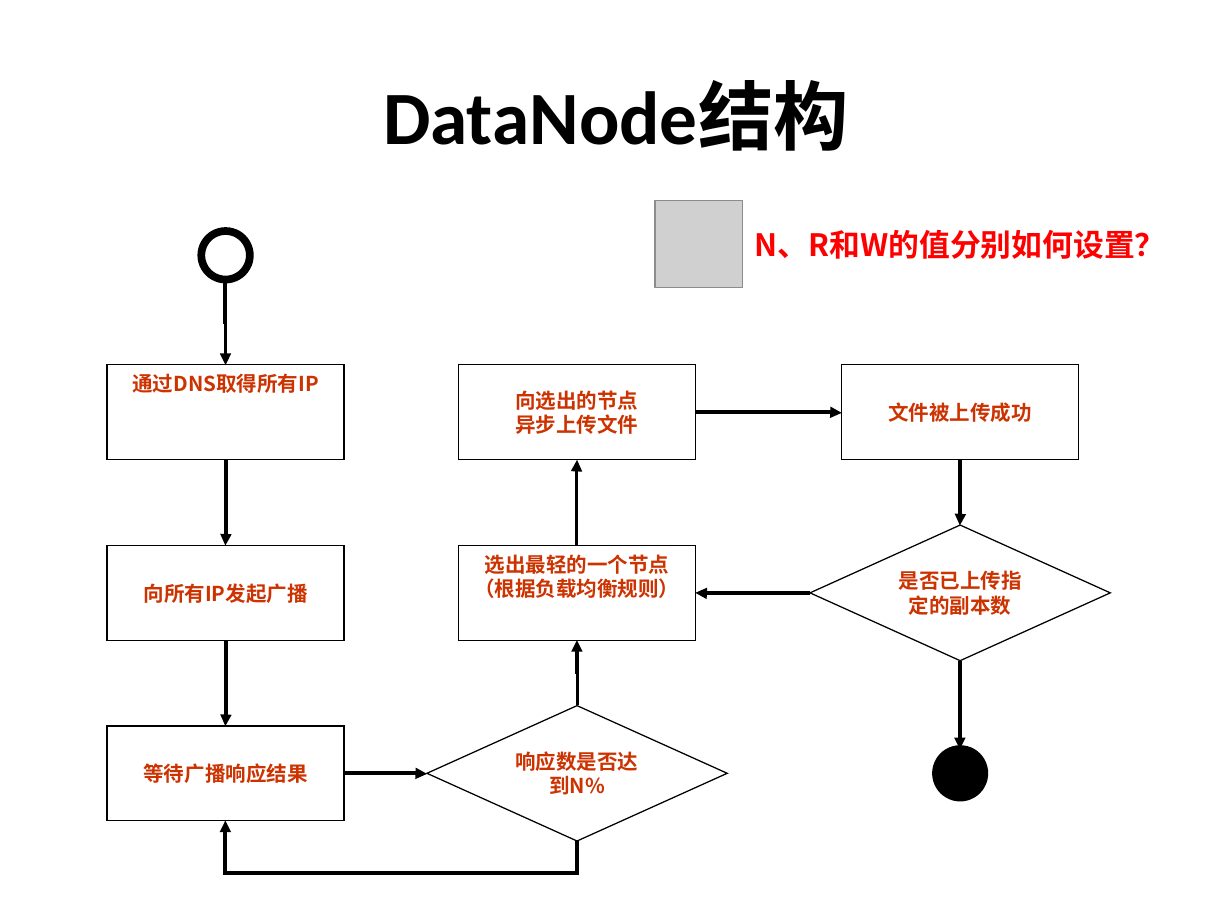
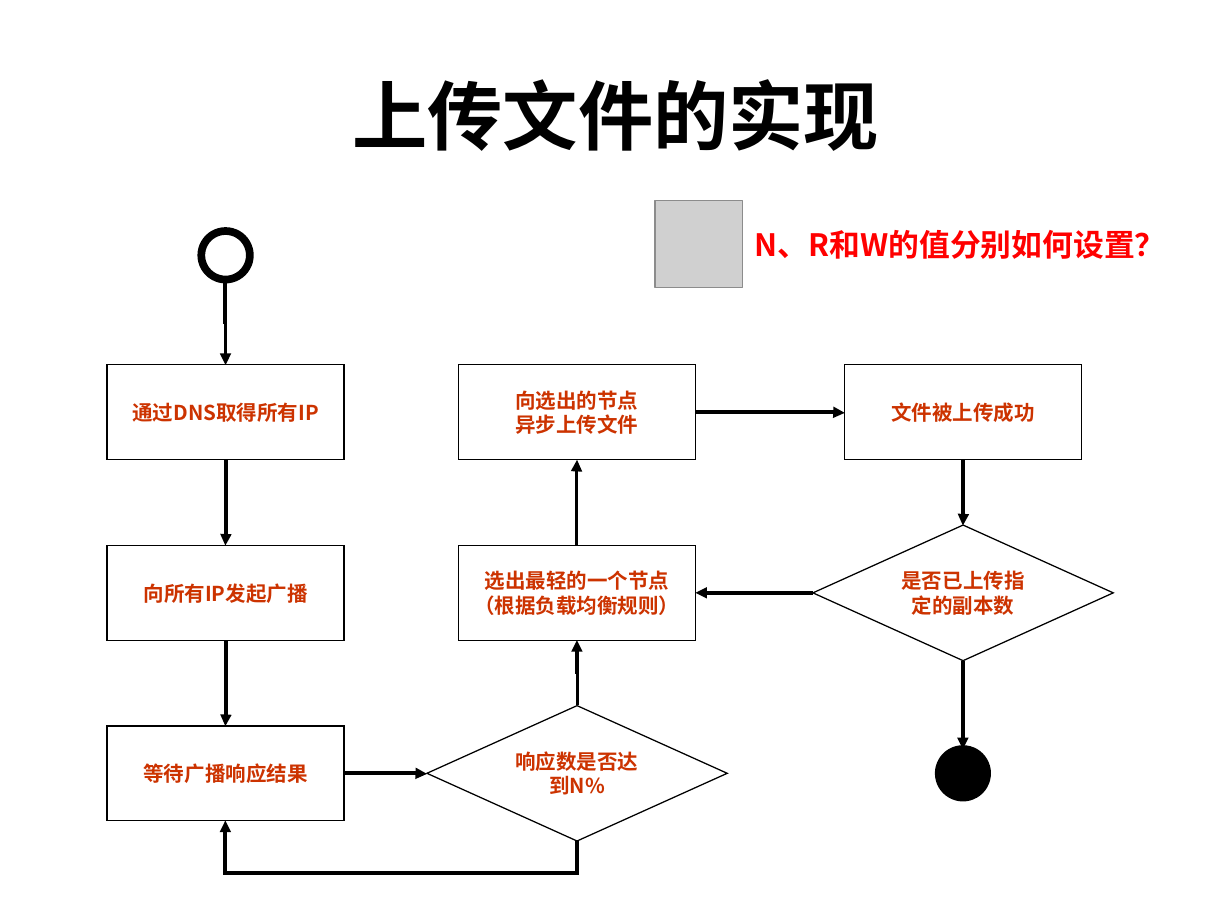
Before and after one commit to machicao2013/mooon, a slide deck: slide 14 of applications/lightfs/doc/lightFS-牺牲强一致性获得超高可用性和可靠性的磁盘级轻量分布式文件系统.ppt (slide 17 before the commit). Drawn at 1232x924 pixels with LibreOffice and Linux fonts; fonts in the diff are those of the drawing; grey boxes stand for pictures. Boxes give left, top, right and bottom in pixels: in the first picture for what was removed or moved away, otherwise in the second. Text is boxed around its words. In the diff, an @@ line names an element or a change of style, - is before the commit and + after.

```diff
--- a/applications/lightfs/doc/lightFS-牺牲强一致性获得超高可用性和可靠性的磁盘级轻量分布式文件系统.ppt
+++ b/applications/lightfs/doc/lightFS-牺牲强一致性获得超高可用性和可靠性的磁盘级轻量分布式文件系统.ppt
@@ title at [352,79,879,151]: text changed @@
-DataNode结构
+上传文件的实现
@@ rectangle "通过DNS取得所有IP" at [107,365,344,460]: vertical alignment top to middle @@
@@ elbow arrow moved from (696, 413) - (841, 413) to (696, 413) - (845, 413) @@
@@ 2 elbow arrows, 1 diamond, 1 rectangle: place and size @@
-2 elbow arrows, 1 diamond, 1 rectangle at [809,365,1110,749]
+2 elbow arrows, 1 diamond, 1 rectangle at [813,365,1114,749]
@@ rectangle "选出最轻的一个节点" at [458,546,695,641]: vertical alignment top to middle @@
```
Also in this commit, not shown: 10 other slides changed, 10 slides added, 15 slides removed.
